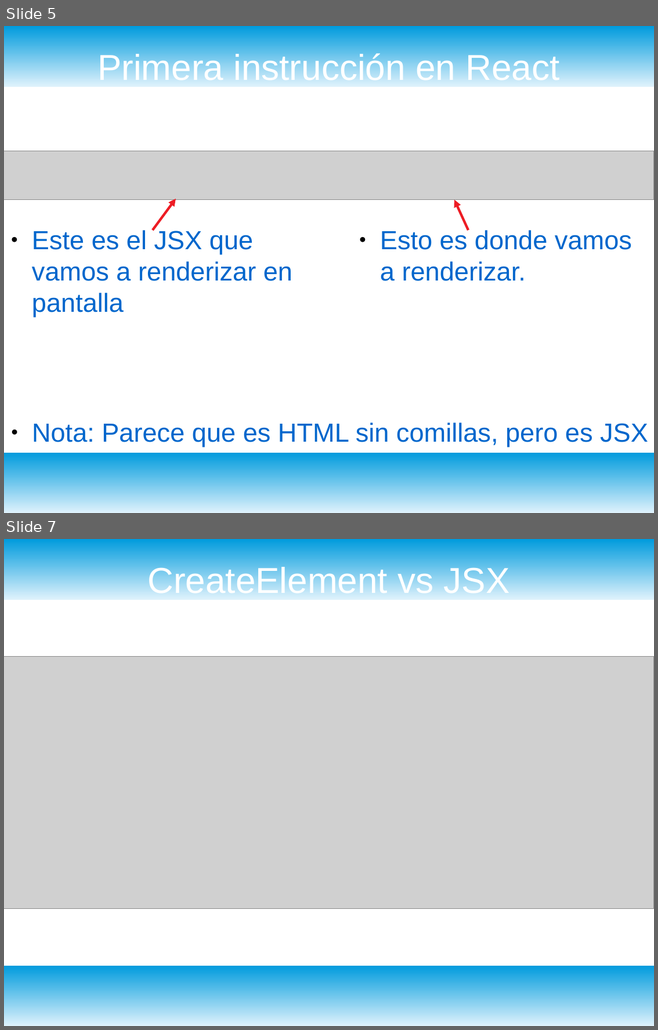
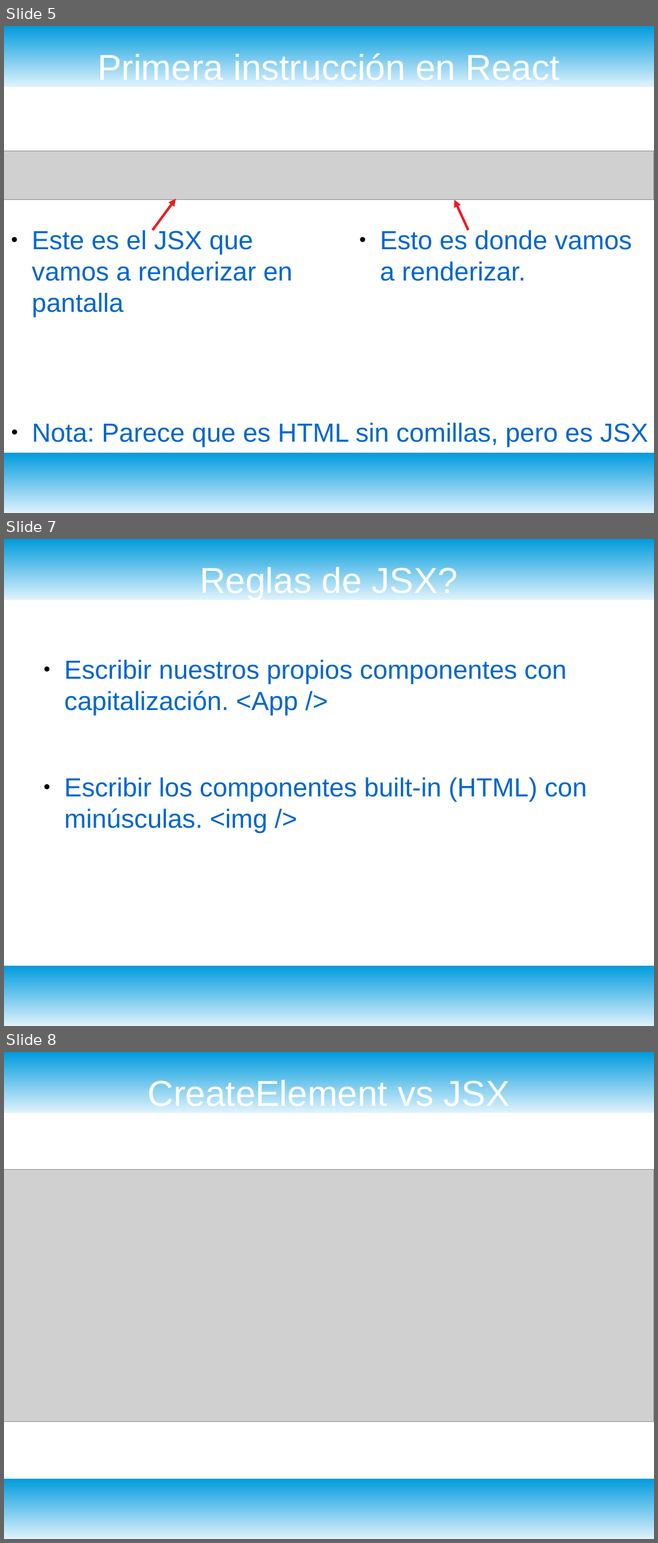
Before and after one commit to ProfeSantiago/ReactJS, a slide deck: 1) Entrada & Salida/Intro React.odp. Shown one above the other, each under a label of ours: slides 5 and 7 before the commit, slides 5, 7 and 8 after it; the slides between them are not shown. The pictures are 658x1030 and 658x1543 pixels, drawn with LibreOffice and Linux fonts; fonts in the diff are those of the drawing; grey boxes stand for pictures. Boxes give left, top, right and bottom in pixels: in the first picture for what was removed or moved away, otherwise in the second. Text is boxed around its words. In the diff, an @@ line names an element or a change of style, - is before the commit and + after.

```diff
--- a/1) Entrada & Salida/Intro React.odp
+++ b/1) Entrada & Salida/Intro React.odp
@@ slide 7 added at [4, 539, 654, 1026], background #FFFFFF; not listed: 2 template elements that a slide beside it also shows @@
@@ title added at [199, 565, 458, 600], 44 pt, text #FFFFFF @@
+Reglas de JSX?
@@ text added at [64, 660, 587, 833], 32 pt, text #0066CC @@
+● Escribir nuestros propios componentes con capitalización. <App />
+● Escribir los componentes built-in (HTML) con minúsculas. <img />
@@ what was slide 7 is now slide 8 @@
```
Also in this commit, not shown: 1 other slide added, 1 slide removed.
